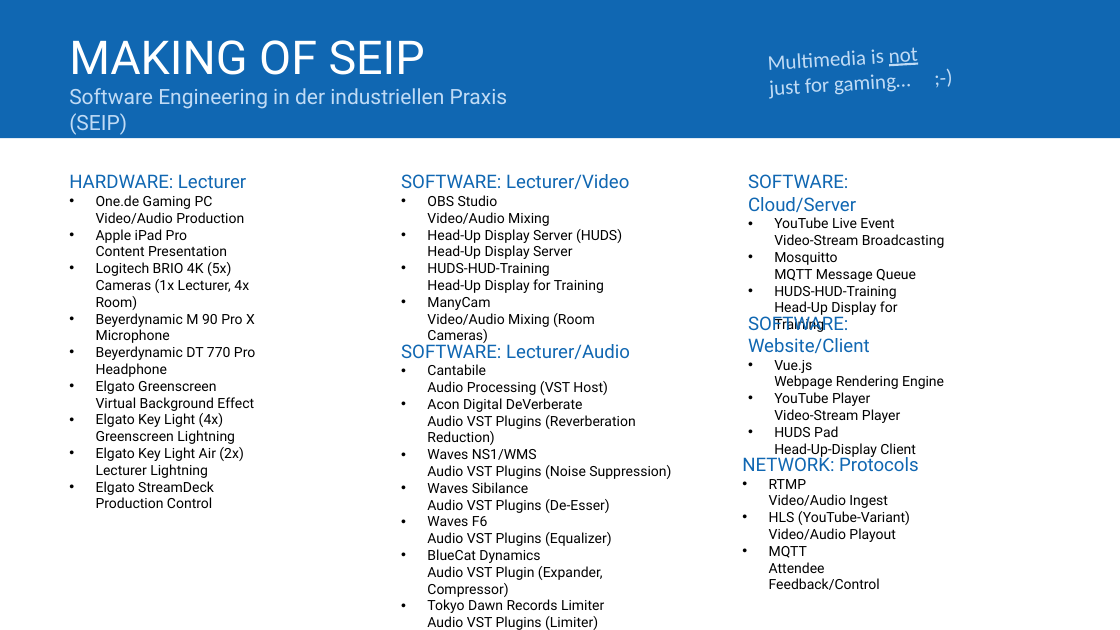
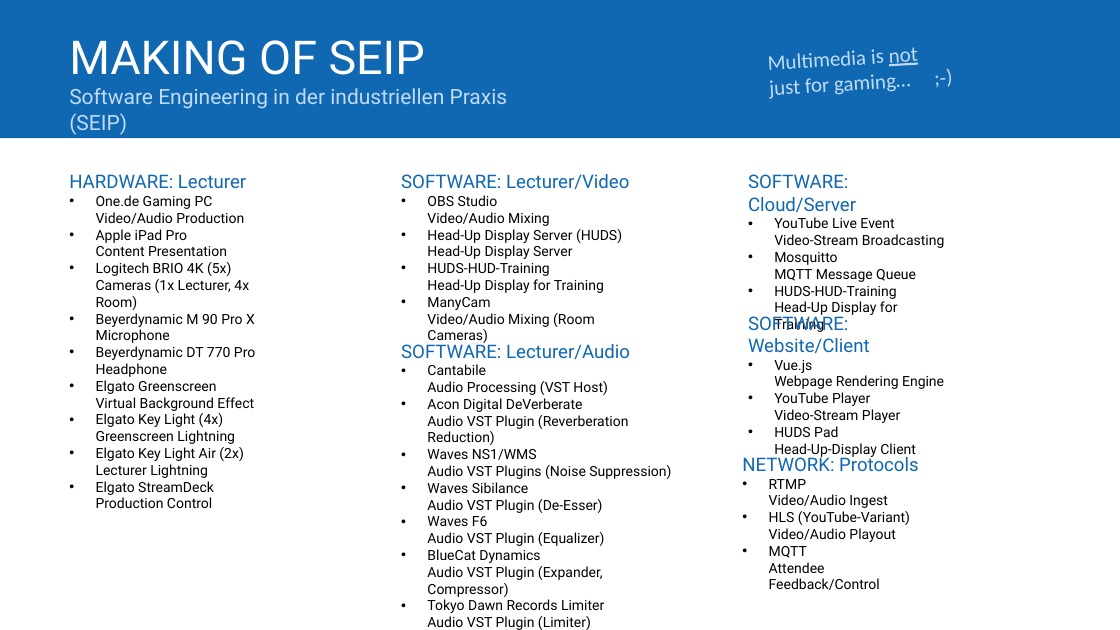
Before and after one commit to softeng-academy/seip, a slide deck: slide 1 of pdf/TUM-SEIP-MakingOf.pptx. Drawn at 1120x630 pixels with LibreOffice and Linux fonts; fonts in the diff are those of the drawing. Boxes give left, top, right and bottom in pixels: in the first picture for what was removed or moved away, otherwise in the second. Text is boxed around its words. In the diff, an @@ line names an element or a change of style, - is before the commit and + after.

```diff
--- a/pdf/TUM-SEIP-MakingOf.pptx
+++ b/pdf/TUM-SEIP-MakingOf.pptx
@@ text at (x1=427, y1=398, x2=629, y2=445): text changed @@
-• Acon Digital DeVerberate
-  Audio VST Plugins (Reverberation Reduction)
+• Acon Digital DeVerberate
+  Audio VST Plugin (Reverberation Reduction)
@@ text at (x1=427, y1=482, x2=604, y2=546): text changed @@
-• Waves Sibilance
-  Audio VST Plugins (De-Esser)
-• Waves F6
-  Audio VST Plugins (Equalizer)
+• Waves Sibilance
+  Audio VST Plugin (De-Esser)
+• Waves F6
+  Audio VST Plugin (Equalizer)
@@ text at (x1=427, y1=599, x2=604, y2=630): text changed @@
-• Tokyo Dawn Records Limiter
-  Audio VST Plugins (Limiter)
+• Tokyo Dawn Records Limiter
+  Audio VST Plugin (Limiter)
```
Also in this commit, not shown: 1 other file.
